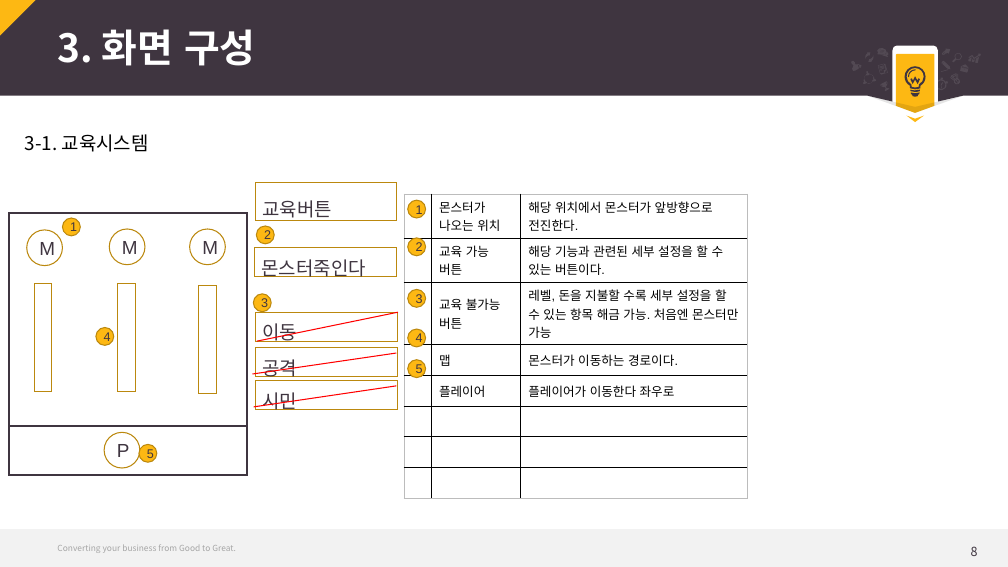
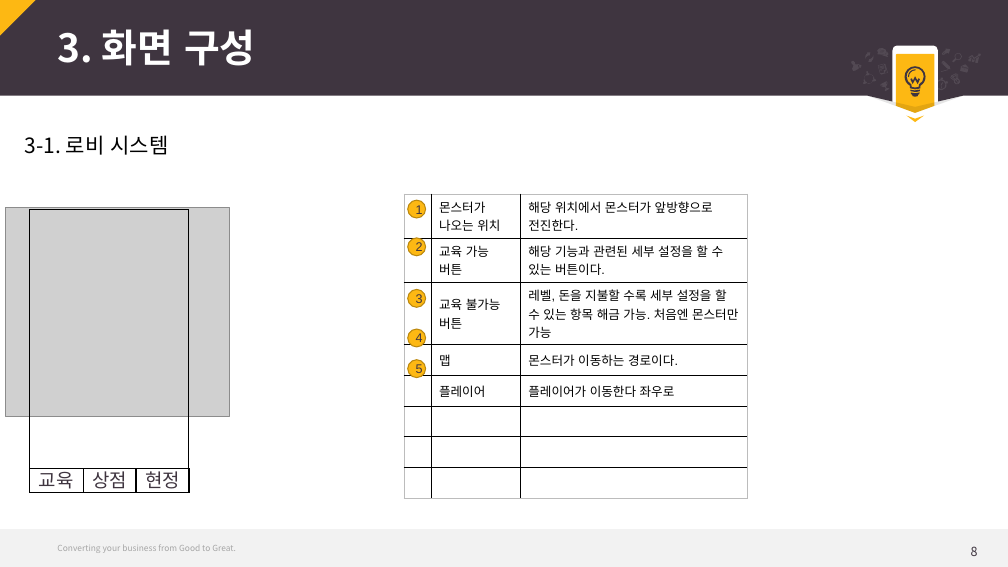
Before and after one commit to starlight97/Subingo, a slide deck: slide 8 of GDD/컨셉/로비시스템기획서.pptx. Drawn at 1008x567 pixels with LibreOffice and Linux fonts; fonts in the diff are those of the drawing; grey boxes stand for pictures. Boxes give left, top, right and bottom in pixels: in the first picture for what was removed or moved away, otherwise in the second. Text is boxed around its words. In the diff, an @@ line names an element or a change of style, - is before the commit and + after.

```diff
--- a/GDD/컨셉/로비시스템기획서.pptx
+++ b/GDD/컨셉/로비시스템기획서.pptx
@@ text at <box>25,135,169,155</box>: text changed; size 18 to 20 pt @@
-3-1. 교육시스템
+3-1. 로비 시스템
@@ picture added at <box>5,207,230,417</box> @@
@@ rectangle: place and size @@
-rectangle at <box>9,213,247,475</box>
+rectangle at <box>29,209,189,493</box>
@@ rectangle at <box>29,209,189,493</box>: outline #3F3540 1.5 pt to #000000 1 pt @@
@@ ellipse removed at <box>26,230,62,265</box> @@
-M
@@ ellipse removed at <box>63,218,81,236</box> @@
-1
@@ ellipse removed at <box>110,229,145,265</box> @@
-M
@@ ellipse removed at <box>190,229,225,265</box> @@
-M
@@ ellipse removed at <box>256,226,274,244</box> @@
-2
@@ rectangle removed at <box>254,247,397,276</box> @@
-몬스터죽인다
@@ rectangle removed at <box>34,284,52,392</box> @@
@@ rectangle removed at <box>118,284,136,392</box> @@
@@ rectangle removed at <box>199,285,217,393</box> @@
@@ ellipse removed at <box>253,294,271,312</box> @@
-3
@@ ellipse removed at <box>96,327,114,346</box> @@
-4
@@ rectangle removed at <box>256,312,399,341</box> @@
-이동
@@ line removed from (257, 341) to (398, 312) @@
@@ line removed from (253, 374) to (396, 353) @@
@@ rectangle removed at <box>256,348,399,377</box> @@
-공격
@@ line removed from (254, 407) to (396, 386) @@
@@ rectangle removed at <box>256,380,399,409</box> @@
-시민
@@ rectangle removed at <box>9,426,247,475</box> @@
@@ ellipse removed at <box>104,433,140,468</box> @@
-P
@@ ellipse removed at <box>139,445,157,463</box> @@
-5
@@ rectangle "교육": place and size @@
-rectangle "교육" at <box>255,183,396,221</box>
+rectangle "교육" at <box>29,468,83,492</box>
@@ rectangle "교육" at <box>29,468,83,492</box>: vertical alignment top to middle; outline #BB880E 1 pt to #000000 1 pt; mirrored @@
@@ text in rectangle at <box>39,468,74,493</box>: text changed; font Arial to Noto Sans CJK KR @@
-교육버튼
+교육
@@ rectangle added at <box>83,468,137,492</box>, outline #000000 1 pt, 18 pt, text #3F3540 @@
+상점
@@ rectangle added at <box>135,468,189,492</box>, outline #000000 1 pt, 18 pt, text #3F3540 @@
+현정
```
Also in this commit, not shown: 2 other slides changed.
